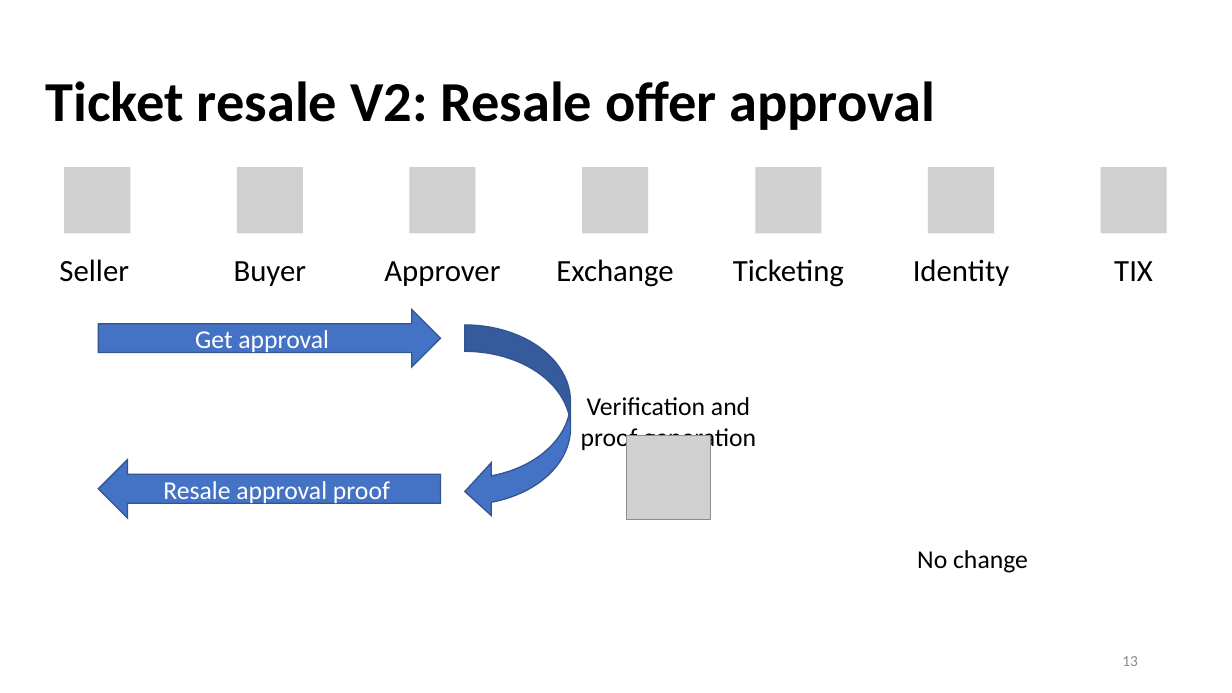
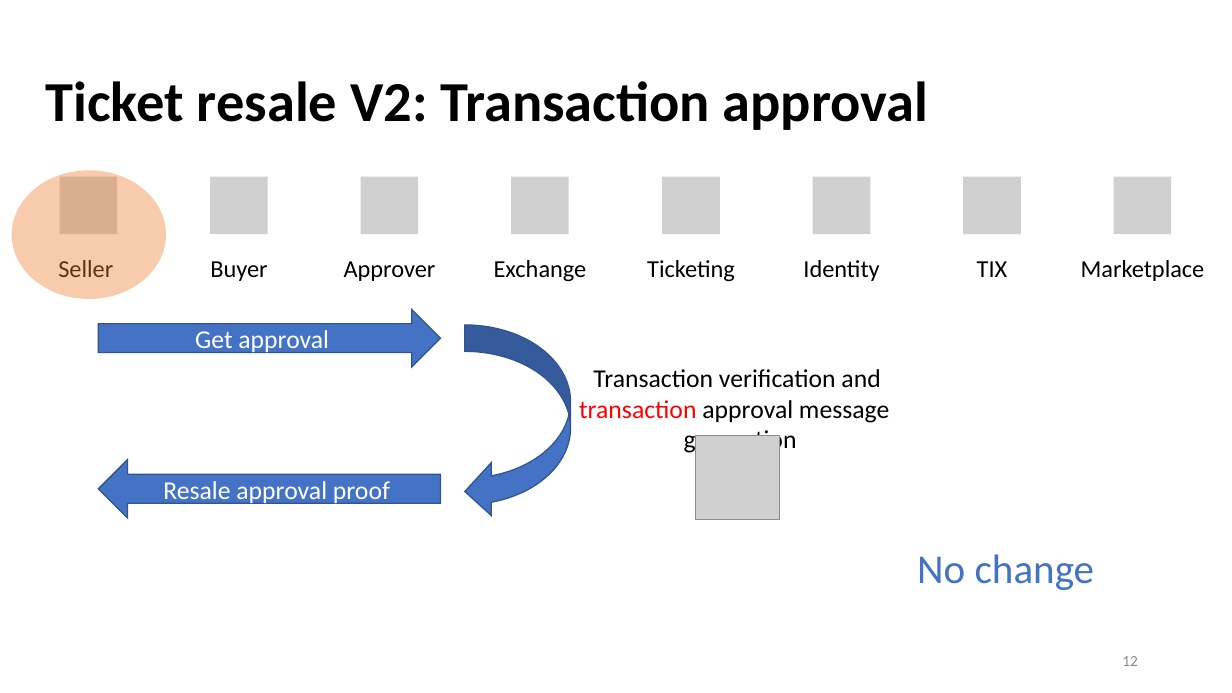
Before and after one commit to yanngabb/marketplace, a slide deck: slide 12 of rapport/Master_Thesis_Presentation_Yann_Gabbud.pptx (slide 13 before the commit). Drawn at 1232x693 pixels with LibreOffice and Linux fonts; fonts in the diff are those of the drawing; grey boxes stand for pictures. Boxes give left, top, right and bottom in pixels: in the first picture for what was removed or moved away, otherwise in the second. Text is boxed around its words. In the diff, an @@ line names an element or a change of style, - is before the commit and + after.

```diff
--- a/rapport/Master_Thesis_Presentation_Yann_Gabbud.pptx
+++ b/rapport/Master_Thesis_Presentation_Yann_Gabbud.pptx
@@ text at (46,81,929,130): text changed @@
-Ticket resale V2: Resale offer approval
+Ticket resale V2: Transaction approval
@@ ellipse added at (12,170,166,299), fill #ED7D31 at 40% opacity @@
@@ picture: place and size @@
-picture at (65,167,131,234)
+picture at (60,177,117,234)
@@ picture: place and size @@
-picture at (237,167,303,234)
+picture at (210,177,267,234)
@@ picture: place and size @@
-picture at (409,167,476,234)
+picture at (360,177,418,234)
@@ picture removed at (582,167,649,234) @@
@@ picture removed at (756,167,823,234) @@
@@ picture removed at (928,167,994,234) @@
@@ picture: place and size @@
-picture at (1101,167,1167,234)
+picture at (1114,177,1171,234)
@@ text "Buyer": place and size @@
-text "Buyer" at (234,261,307,286)
+text "Buyer" at (210,261,267,281)
@@ text "Approver": place and size @@
-text "Approver" at (384,261,500,286)
+text "Approver" at (344,261,436,281)
@@ text "Exchange": place and size @@
-text "Exchange" at (556,259,673,287)
+text "Exchange" at (494,260,587,282)
@@ text "Ticketing": place and size @@
-text "Ticketing" at (733,259,844,287)
+text "Ticketing" at (647,260,735,282)
@@ text "Identity": place and size @@
-text "Identity" at (913,259,1010,286)
+text "Identity" at (803,260,879,281)
@@ size 24 to 19 pt; line spacing 0.9 to 1; less space between paragraphs in 7 elements at (58,260,113,277), (210,261,267,281), (344,261,436,281), (494,260,587,282), (647,260,735,282), (803,260,879,281), (977,261,1008,277) @@
@@ text "TIX": place and size @@
-text "TIX" at (1114,261,1153,281)
+text "TIX" at (977,261,1008,277)
@@ group added at (511,177,1205,281): 4 pictures, 1 text @@
+Marketplace
@@ text at (579,369,889,454): text changed @@
-Verification and proof generation
+Transaction verification and transaction approval message
+generation
@@ picture removed at (627,436,711,520) @@
@@ picture added at (695,435,779,519) @@
@@ text "No change" at (917,554,1095,590): size 20 to 32 pt, text colour #000000 to #4472C4 @@
@@ page number at (1122,656,1138,666): text changed @@
-13
+12
```
Also in this commit, not shown: 12 other slides changed, 7 slides added, 2 slides removed.
